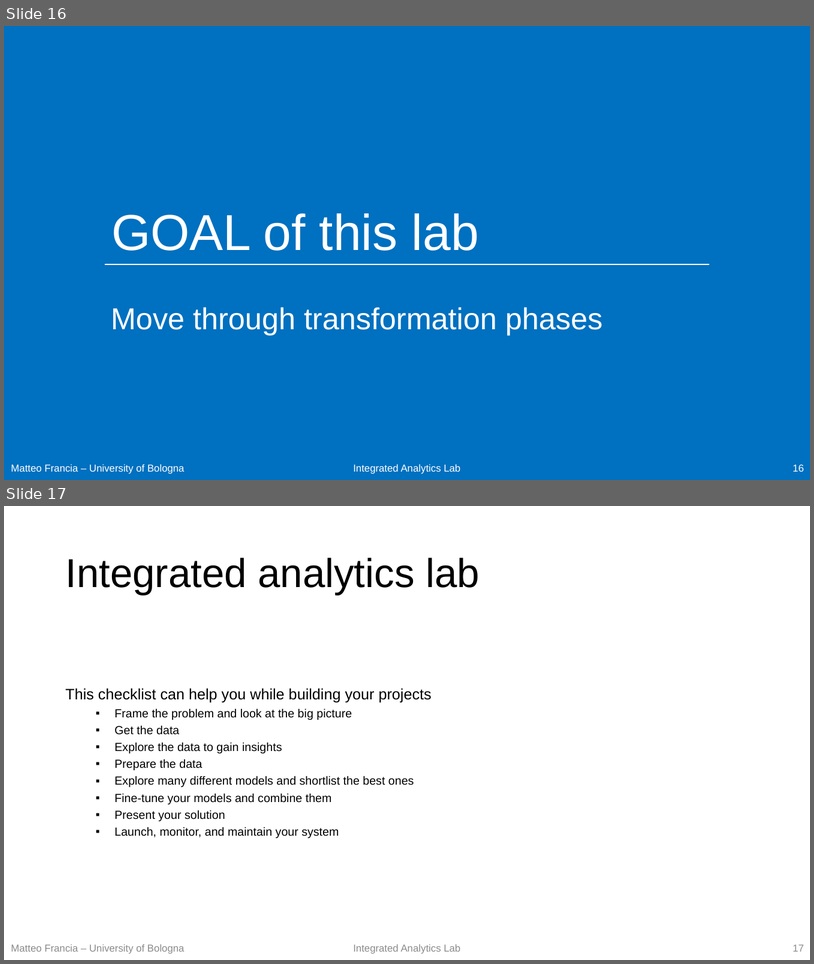
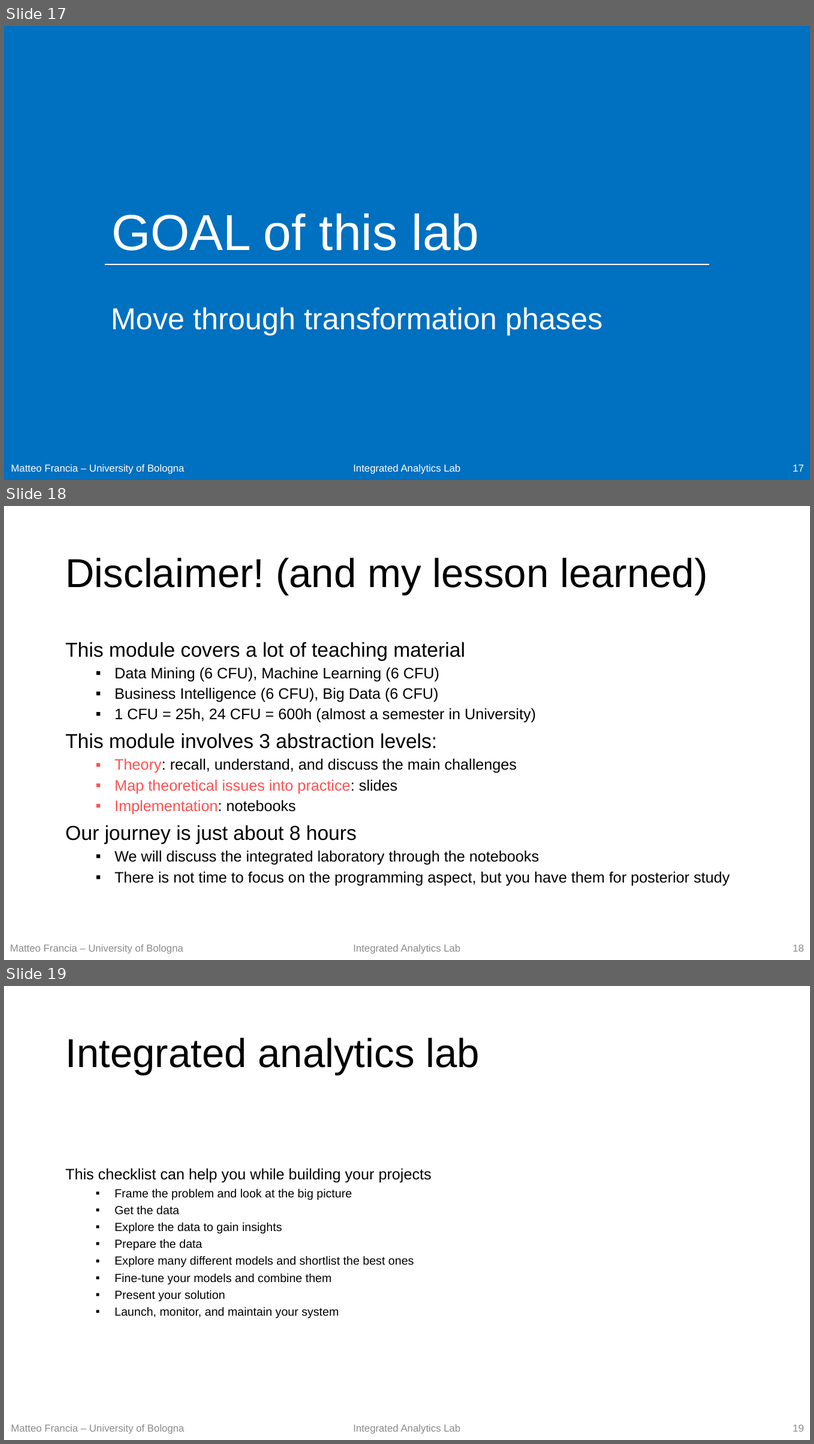
Before and after one commit to w4bo/teaching-handsondatapipelines, a slide deck: materials/00-Intro.pptx. Shown one above the other, each under a label of ours: slides 16 and 17 before the commit, slides 17, 18 and 19 after it. The pictures are 814x964 and 814x1444 pixels, drawn with LibreOffice and Linux fonts; fonts in the diff are those of the drawing. Boxes give left, top, right and bottom in pixels: in the first picture for what was removed or moved away, otherwise in the second. Text is boxed around its words. In the diff, an @@ line names an element or a change of style, - is before the commit and + after.

```diff
--- a/materials/00-Intro.pptx
+++ b/materials/00-Intro.pptx
@@ slide 18 added at bbox=[4, 506, 810, 960], background #FFFFFF; not listed: 1 template element that a slide beside it also shows @@
@@ title added at bbox=[65, 558, 708, 594], 48 pt, text #000000 @@
+Disclaimer! (and my lesson learned)
@@ text added at bbox=[65, 642, 730, 885], 18 pt, text #000000 @@
+This module covers a lot of teaching material
+  ▪ Data Mining (6 CFU), Machine Learning (6 CFU)
+  ▪ Business Intelligence (6 CFU), Big Data (6 CFU)
+  ▪ 1 CFU = 25h, 24 CFU = 600h (almost a semester in University)
+This module involves 3 abstraction levels:
+  ▪ Theory: recall, understand, and discuss the main challenges
+  ▪ Map theoretical issues into practice: slides
+  ▪ Implementation: notebooks
+Our journey is just about 8 hours
+  ▪ We will discuss the integrated laboratory through the notebooks
+  ▪ There is not time to focus on the programming aspect, but you have them for posterior study
@@ text added at bbox=[10, 944, 183, 954], 12 pt, text #8C8C8C @@
+Matteo Francia – University of Bologna
@@ page number added at bbox=[793, 944, 804, 951], 12 pt, text #8C8C8C @@
+18
@@ what was slide 16 is now slide 17 @@
@@ page number at bbox=[793, 464, 804, 471]: text changed @@
-16
+17
@@ what was slide 17 is now slide 19 @@
@@ page number at bbox=[793, 1424, 804, 1431]: text changed @@
-17
+19
```
Also in this commit, not shown: 4 slides changed, 1 other slide added, 3 other files.
